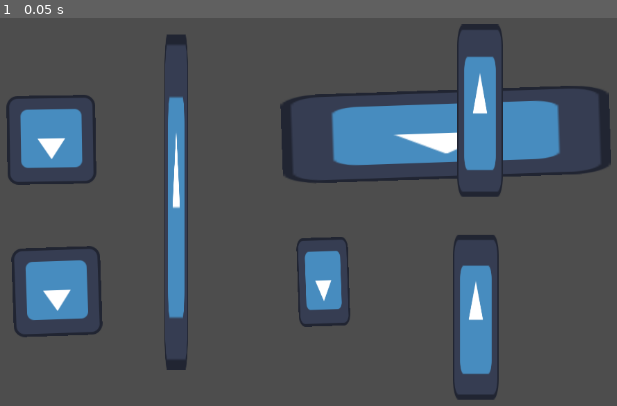
Above: before the commit, frame 1.
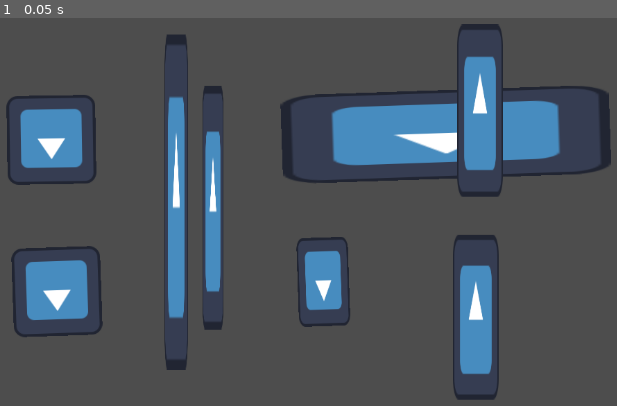
Above: after the commit, the same moment.

Repository: Aaron-C63/Pinky-Vs-BrAIn
Game: Godot game, scene res://Scenes/Test Scene 2.tscn
Two runs of this game, one before a commit and one after it. Both use one fixed random seed, a clock stepped at 60 frames per second and the inputs below. The project has no main scene, so this scene is started directly. The engine's default icon, where the game draws it, is replaced by a stand-in: a white triangle on a blue panel in a dark square.
Inputs:
- Up to frame 1 (0.05 s): no input

The runs differ from the first frame. In frame 1, 1.4% of the frame differs, in the area x 32-37%, y 17-81%.

Commit message:
2nd comit to nock branch

Diff:
--- a/Scenes/Test Scene 2.tscn
+++ b/Scenes/Test Scene 2.tscn
@@ -40,3 +40,8 @@
 position = Vector2(-849.455, 67.8555)
 scale = Vector2(0.515625, 1.94531)
 texture = ExtResource("1_bngky")
+
+[node name="Icon6" type="Sprite2D" parent="Icon6/Icon6"]
+position = Vector2(199.346, 2.11405)
+scale = Vector2(0.904277, 0.724916)
+texture = ExtResource("1_bngky")
